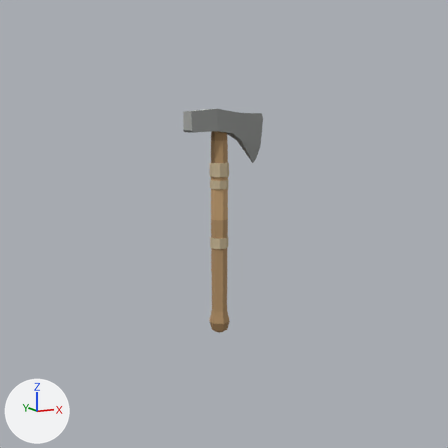
The Blender file art/items/wood_stone_hatchet/wood_stone_hatchet.blend as it was, and as the next commit left it.
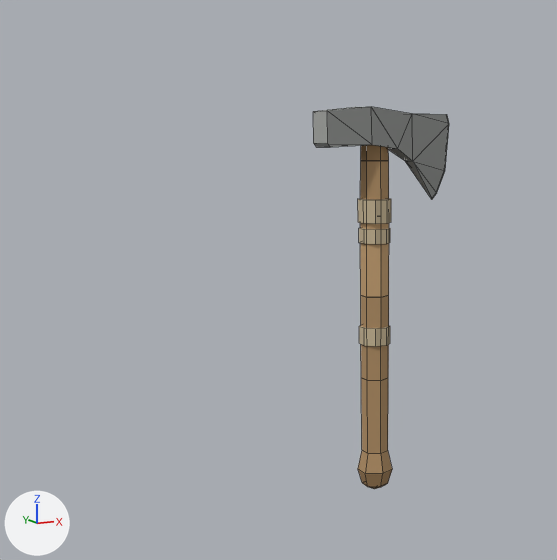
Each version is shown from the file's camera 'PrevCam', then close up on the part from 0% to 73% of the width and 10% to 84% of the height. The axes (+X, +Y, +Z) are drawn at lower left. The lights are the same throughout. The first two pictures are the older version. The close-ups show mesh edges as thin lines.

The older version as bpy lines, for what is in view:
```python
me_wood_stone_hatchet_002 = bpy.data.meshes.new('wood_stone_hatchet.002')
me_wood_stone_hatchet_002.from_pydata(...)  # 278 vertices, 119 faces; spans x -0.129..0.188, y -0.04..0.04, z -0.514..0.356
# faces by material slot: [84, 35]
me_wood_stone_hatchet_002.materials.append(mat_haft)
me_wood_stone_hatchet_002.materials.append(mat_stone_mat)
ob_wood_stone_hatchet = bpy.data.objects.new('wood_stone_hatchet', me_wood_stone_hatchet_002)
ob_wood_stone_hatchet.location = (0.0, 0.0, 0.0)
```
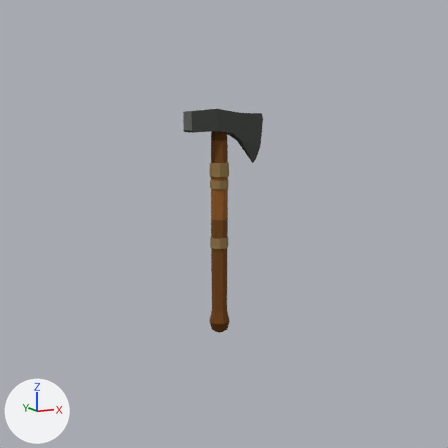
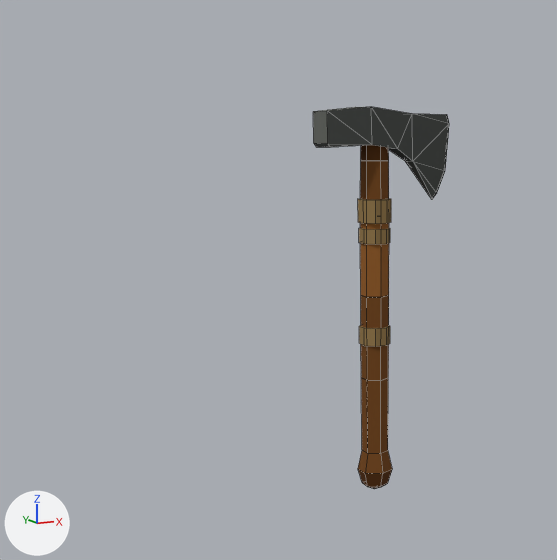
Patch to the scene script:
```diff
--- a/art/items/wood_stone_hatchet/wood_stone_hatchet.blend.py
+++ b/art/items/wood_stone_hatchet/wood_stone_hatchet.blend.py
@@ me_wood_stone_hatchet_002 @@
 me_wood_stone_hatchet_002.from_pydata(...)  # 278 vertices, 119 faces; spans x -0.129..0.188, y -0.04..0.04, z -0.514..0.356
 # used by ob_wood_stone_hatchet; location = (0.0, 0.0, 0.0)
+# me_wood_stone_hatchet_002 part 1: 48 faces centred in x -0.03..0.03, y -0.026..0.026, z -0.505..0.303 are repainted in the vertex colours; the middle colour goes from brown #b19069 to brown #71461e
+# me_wood_stone_hatchet_002 part 2: 36 faces centred in x -0.034..0.034, y -0.034..0.034, z -0.17..0.156 are repainted in the vertex colours; the middle colour goes from beige #c5b595 to brown #90764b
+# me_wood_stone_hatchet_002 part 3: 19 faces centred in x -0.129..0.168, y -0.038..0.0, z 0.158..0.335 are repainted in the vertex colours; the middle colour goes from grey #959795 to dark grey #4b4e4b
 me_wood_stone_hatchet_002.materials.append(mat_haft)
```

What differs and where, as boxes (x1, y1, x2, y2) in the close-ups (557 x 560 px):
part 1 of me_wood_stone_hatchet_002, recoloured (darker)
    both: (358, 145, 392, 489)
part 2 of me_wood_stone_hatchet_002, recoloured (beige to brown)
    both: (358, 199, 391, 346)
part 3 of me_wood_stone_hatchet_002, recoloured (grey to dark grey)
    both: (313, 107, 449, 199)
